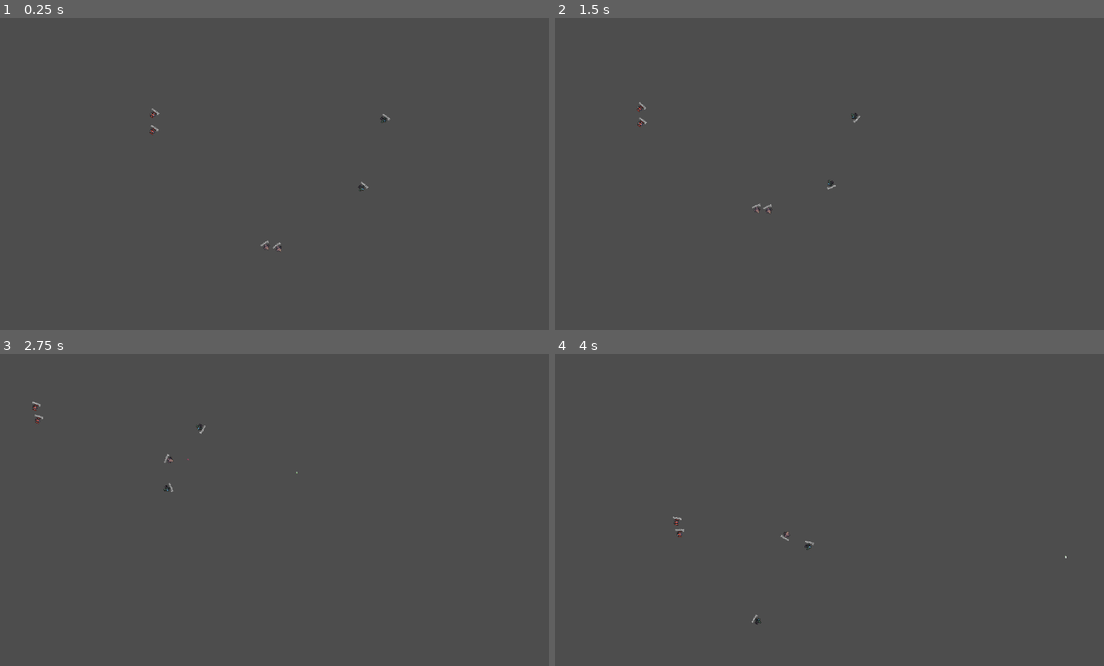
Above: before the commit, frames 1-4 (two rows, left to right).
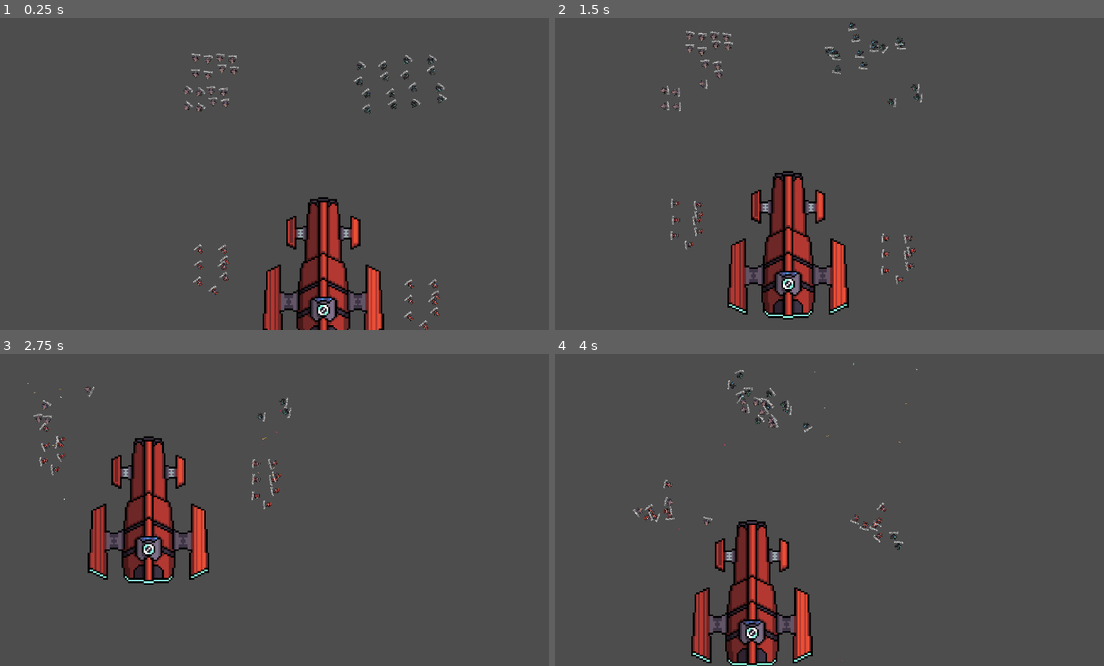
Above: after the commit, the same moments.

Repository: braja/space_battle_sim_thing
Game: Godot game, scene res://worldtest.tscn
Two runs of this game, one before a commit and one after it. Both use one fixed random seed, a clock stepped at 60 frames per second and the inputs below. The project has no main scene, so this scene is started directly.
Inputs (mouse positions are in pixels of both pictures, inside the frame that each line leads up to):
- Up to frame 1 (0.25 s): no input
- Up to frame 2 (1.5 s): move the mouse to (955, 158) at 0.52 s; hold Right (ui_right) 0.53-1.28 s; click (955, 158) at 0.67 s; move the mouse to (719, 189) at 1.27 s; hold Down (ui_down) from 1.28 s (still down); click (719, 189) at 1.42 s
- Up to frame 3 (2.75 s): move the mouse to (334, 441) at 2.02 s; release Down (ui_down) at 2.03 s; hold Right (ui_right) from 2.03 s (still down); click (334, 441) at 2.17 s
- Up to frame 4 (4 s): move the mouse to (807, 572) at 2.77 s; release Right (ui_right) at 2.78 s; hold Up (ui_up) 2.78-3.53 s; click (807, 572) at 2.92 s; move the mouse to (999, 556) at 3.52 s; hold Left (ui_left) from 3.53 s (still down); click (999, 556) at 3.67 s

The runs differ from the first frame. In frame 1, 6.0% of the frame differs, in the area x 27-82%, y 11-100%; in frame 2, 6.5%, in the area x 14-67%, y 1-97%; in frame 3, 6.0%; in frame 4, 6.2%.

Commit message:
go back to old fighter ai, add battlecruiser, experiment with line of sight and z_index

Diff:
--- a/project.godot
+++ b/project.godot
@@ -11,18 +11,22 @@
 [application]
 
 config/name="space battle"
-config/features=PackedStringArray("4.0", "Forward Plus")
+config/features=PackedStringArray("4.1", "Forward Plus")
 config/icon="res://icon.svg"
 
 [input]
 
 WheelUp={
 "deadzone": 0.5,
-"events": [Object(InputEventMouseButton,"resource_local_to_s …(205 unchanged characters)… r2(0, 0),"factor":1.0,"button_index":4,"pressed":false,"double_click":false,"script":null)
+"events": [Object(InputEventMouseButton,"resource_local_to_s …(205 unchanged characters)… r2(0, 0),"factor":1.0,"button_index":4,"canceled":false,"pressed":false,"double_click":false,"script":null)
 ]
 }
 WheelDown={
 "deadzone": 0.5,
-"events": [Object(InputEventMouseButton,"resource_local_to_s …(205 unchanged characters)… r2(0, 0),"factor":1.0,"button_index":5,"pressed":false,"double_click":false,"script":null)
+"events": [Object(InputEventMouseButton,"resource_local_to_s …(205 unchanged characters)… r2(0, 0),"factor":1.0,"button_index":5,"canceled":false,"pressed":false,"double_click":false,"script":null)
 ]
 }
+
+[rendering]
+
+textures/canvas_textures/default_texture_filter=0
--- /dev/null
+++ b/scenes/battlecruiser_base/battecruiser.gd
@@ -0,0 +1,11 @@
+extends RigidBody2D
+
+
+# Called when the node enters the scene tree for the first time.
+func _ready():
+	pass # Replace with function body.
+
+
+# Called every frame. 'delta' is the elapsed time since the previous frame.
+func _process(delta):
+	apply_central_impulse(transform.y * -2)
--- /dev/null
+++ b/scenes/battlecruiser_base/battecruiser.tscn
@@ -0,0 +1,31 @@
+[gd_scene load_steps=5 format=3 uid="uid://c0jwd6o758hy5"]
+
+[ext_resource type="Script" path="res://scenes/battlecruiser_base/battecruiser.gd" id="1_giolm"]
+[ext_resource type="Texture2D" uid="uid://dma3pyw3yv7h6" path="res://assets/fleet_1/fleet_1/Base/PNGs/Kla'ed - Battlecruiser - Base.png" id="1_xgpcn"]
+
+[sub_resource type="CapsuleShape2D" id="CapsuleShape2D_24mro"]
+radius = 48.0
+height = 100.0
+
+[sub_resource type="CapsuleShape2D" id="CapsuleShape2D_1qns1"]
+radius = 309.0
+height = 834.0
+
+[node name="Battecruiser" type="RigidBody2D"]
+mass = 15.0
+gravity_scale = 0.0
+script = ExtResource("1_giolm")
+
+[node name="Sprite2D" type="Sprite2D" parent="."]
+scale = Vector2(7, 7)
+texture = ExtResource("1_xgpcn")
+
+[node name="CollisionShape2D" type="CollisionShape2D" parent="."]
+position = Vector2(0, 110)
+shape = SubResource("CapsuleShape2D_24mro")
+
+[node name="LOS" type="Area2D" parent="." groups=["line_of_sight"]]
+position = Vector2(0, -26)
+
+[node name="CollisionShape2D" type="CollisionShape2D" parent="LOS"]
+shape = SubResource("CapsuleShape2D_1qns1")
--- a/scenes/fighter_base/fighter_base.gd
+++ b/scenes/fighter_base/fighter_base.gd
@@ -29,9 +29,17 @@
 
 var attacking = false
 
+var wander_angle = 0.0
+var wander_range = 45.0
+
+var possible_obstacle = false
+
 func _ready():
+	var random_z_index = randi_range(-1, 1)
+	z_index = random_z_index
 	add_to_group(faction)
 	ship_sprite.texture = load("res://assets/" + faction + "/" + faction + "/Base/PNGs/" + ship_type + ".png")
+	wander_angle = randf() * PI * 2
 
 
 func _physics_process(_delta: float) -> void:
@@ -44,7 +52,7 @@
 		if distance_to_target <= flee_distance:
 			change_state(State.EVADING)
 			state_label.text = "evading"
-			evade(target_pos)  # Pass true for evade
+			evade(target_pos)
 		elif distance_to_target > flee_distance and distance_to_target <= attack_range:
 			change_state(State.ATTACKING)
 			state_label.text = "attacking"
@@ -68,17 +76,29 @@
 
 
 func wander():
-	var direction = Vector2(randi_range(-1, 1), randi_range(-1, 1)).normalized()
+	var direction = Vector2(cos(wander_angle), sin(wander_angle))
+	var target_angle = atan2(direction.y, direction.x)
+	rotate_to_target(target_angle)
+	apply_central_impulse(transform.x * acceleration)
+
+	# Randomly adjust the wander_angle by up to wander_range degrees per second
+	wander_angle += deg_to_rad(randf_range(-wander_range, wander_range) * get_process_delta_time())
+
+	# Keep wander_angle within the range of 0 to 2*PI
+	wander_angle = fmod(wander_angle, PI * 2)
+
+
+func move(target_position: Vector2) -> void:
+	var direction = (target_position - position).normalized()
 	var target_angle = atan2(direction.y, direction.x)
 	rotate_to_target(target_angle)
 	apply_central_impulse(transform.x * acceleration)
 
 
-func move(target_position: Vector2, evade: bool = false) -> void:
+func flank(target_position: Vector2) -> void:
 	var direction = (target_position - position).normalized()
-	if evade:
-		var random_angle = deg_to_rad(randi_range(-90, 90)) # Change this range for more drastic evasion
-		direction = Vector2(direction.x * cos(random_angle) - direction.y * sin(random_angle), direction.x * sin(random_angle) + direction.y * cos(random_angle))
+	var flanking_angle = deg_to_rad(randi_range(120, 240)) # Change this range for more drastic flanking
+	direction = Vector2(direction.x * cos(flanking_angle) - direction.y * sin(flanking_angle), direction.x * sin(flanking_angle) + direction.y * cos(flanking_angle))
 	var target_angle = atan2(direction.y, direction.x)
 	rotate_to_target(target_angle)
 	apply_central_impulse(transform.x * acceleration)
@@ -117,10 +137,13 @@
 func attack():
 	if not projectile or not is_instance_valid(target):
 		return
+	if possible_obstacle and target.z_index != z_index and target.possible_obstacle == true:
+		return
 	if not attacking and currentState != State.EVADING:
 		var proj = projectile.instantiate()
 		var predicted_target_position = target.global_position + target.linear_velocity
 		var direction = (predicted_target_position - position).normalized()
+		proj.z_index = z_index
 		proj.global_transform = Transform2D(atan2(direction.y, direction.x), projectile_spawner.global_position)
 		owner.add_child(proj)
 		attacking = true
@@ -152,3 +175,13 @@
 func _on_attack_timer_timeout():
 	attacking = false
 	attack()
+
+
+func _on_los_area_entered(area):
+	if area.is_in_group("line_of_sight"):
+		possible_obstacle = true
+
+
+func _on_los_area_exited(area):
+	if area.is_in_group("line_of_sight"):
+		possible_obstacle = false
--- a/scenes/fighter_base/fighter_base.tscn
+++ b/scenes/fighter_base/fighter_base.tscn
@@ -7,6 +7,9 @@
 
 [sub_resource type="CircleShape2D" id="CircleShape2D_hoocd"]
 radius = 926.732
+
+[sub_resource type="CircleShape2D" id="CircleShape2D_pmb74"]
+radius = 34.1321
 
 [node name="Fighter" type="RigidBody2D"]
 gravity_scale = 0.0
@@ -25,6 +28,11 @@
 
 [node name="CollisionShape2D" type="CollisionShape2D" parent="Detection"]
 shape = SubResource("CircleShape2D_hoocd")
+
+[node name="LOS" type="Area2D" parent="."]
+
+[node name="CollisionShape2D" type="CollisionShape2D" parent="LOS"]
+shape = SubResource("CircleShape2D_pmb74")
 
 [node name="StateLabel" type="Label" parent="."]
 anchors_preset = 8
@@ -51,4 +59,6 @@
 
 [connection signal="body_entered" from="Detection" to="." method="_on_detection_body_entered"]
 [connection signal="body_exited" from="Detection" to="." method="_on_detection_body_exited"]
+[connection signal="area_entered" from="LOS" to="." method="_on_los_area_entered"]
+[connection signal="area_exited" from="LOS" to="." method="_on_los_area_exited"]
 [connection signal="timeout" from="AttackTimer" to="." method="_on_attack_timer_timeout"]
--- a/worldtest.tscn
+++ b/worldtest.tscn
@@ -1,45 +1,298 @@
-[gd_scene load_steps=6 format=3 uid="uid://bhg7g7ur6iemx"]
+[gd_scene load_steps=7 format=3 uid="uid://bhg7g7ur6iemx"]
 
 [ext_resource type="PackedScene" uid="uid://d2dnyvn705mw3" path="res://scenes/fighter_base/fighter_base.tscn" id="1_t8euf"]
 [ext_resource type="PackedScene" uid="uid://cqdv1xd2pscgs" path="res://scenes/projectiles/fleet_1_bullet/fleet_1_bullet.tscn" id="2_n2mj2"]
 [ext_resource type="PackedScene" uid="uid://lexnbldtkhnh" path="res://scenes/projectiles/fleet_2_bullet/fleet_2_bullet.tscn" id="3_5v76u"]
 [ext_resource type="PackedScene" uid="uid://b11qc6i3s4pem" path="res://scenes/projectiles/fleet_3_bullet/fleet_3_bullet.tscn" id="4_i8s8p"]
 [ext_resource type="Script" path="res://scenes/utility/MainCamera.gd" id="5_j4eas"]
+[ext_resource type="PackedScene" uid="uid://c0jwd6o758hy5" path="res://scenes/battlecruiser_base/battecruiser.tscn" id="6_xd3yn"]
 
 [node name="Node2D" type="Node2D"]
 
 [node name="Fighter" parent="." instance=ExtResource("1_t8euf")]
-position = Vector2(50, 64)
+position = Vector2(354, 676)
 faction = "fleet_1"
 ship_type = "fighter"
 projectile = ExtResource("2_n2mj2")
 
 [node name="Fighter2" parent="." instance=ExtResource("1_t8euf")]
-position = Vector2(48, 133)
+position = Vector2(352, 745)
 faction = "fleet_1"
 ship_type = "fighter"
 projectile = ExtResource("2_n2mj2")
 
 [node name="Fighter3" parent="." instance=ExtResource("1_t8euf")]
-position = Vector2(1008, 86)
+position = Vector2(1211, -113)
 faction = "fleet_2"
 ship_type = "fighter"
 projectile = ExtResource("3_5v76u")
 
 [node name="Fighter4" parent="." instance=ExtResource("1_t8euf")]
-position = Vector2(917, 369)
+position = Vector2(1244, 3)
 faction = "fleet_2"
 ship_type = "fighter"
 projectile = ExtResource("3_5v76u")
 
 [node name="Fighter5" parent="." instance=ExtResource("1_t8euf")]
-position = Vector2(522, 615)
+position = Vector2(300, 14)
 faction = "fleet_3"
 ship_type = "fighter"
 projectile = ExtResource("4_i8s8p")
 
 [node name="Fighter6" parent="." instance=ExtResource("1_t8euf")]
-position = Vector2(573, 622)
+position = Vector2(351, 21)
+faction = "fleet_3"
+ship_type = "fighter"
+projectile = ExtResource("4_i8s8p")
+
+[node name="Fighter7" parent="." instance=ExtResource("1_t8euf")]
+position = Vector2(346, 630)
+faction = "fleet_1"
+ship_type = "fighter"
+projectile = ExtResource("2_n2mj2")
+
+[node name="Fighter8" parent="." instance=ExtResource("1_t8euf")]
+position = Vector2(344, 699)
+faction = "fleet_1"
+ship_type = "fighter"
+projectile = ExtResource("2_n2mj2")
+
+[node name="Fighter9" parent="." instance=ExtResource("1_t8euf")]
+position = Vector2(1203, -159)
+faction = "fleet_2"
+ship_type = "fighter"
+projectile = ExtResource("3_5v76u")
+
+[node name="Fighter10" parent="." instance=ExtResource("1_t8euf")]
+position = Vector2(1236, -43)
+faction = "fleet_2"
+ship_type = "fighter"
+projectile = ExtResource("3_5v76u")
+
+[node name="Fighter11" parent="." instance=ExtResource("1_t8euf")]
+position = Vector2(292, -32)
+faction = "fleet_3"
+ship_type = "fighter"
+projectile = ExtResource("4_i8s8p")
+
+[node name="Fighter12" parent="." instance=ExtResource("1_t8euf")]
+position = Vector2(343, -25)
+faction = "fleet_3"
+ship_type = "fighter"
+projectile = ExtResource("4_i8s8p")
+
+[node name="Fighter13" parent="." instance=ExtResource("1_t8euf")]
+position = Vector2(245, 630)
+faction = "fleet_1"
+ship_type = "fighter"
+projectile = ExtResource("2_n2mj2")
+
+[node name="Fighter14" parent="." instance=ExtResource("1_t8euf")]
+position = Vector2(307, 801)
+faction = "fleet_1"
+ship_type = "fighter"
+projectile = ExtResource("2_n2mj2")
+
+[node name="Fighter15" parent="." instance=ExtResource("1_t8euf")]
+position = Vector2(1102, -159)
+faction = "fleet_2"
+ship_type = "fighter"
+projectile = ExtResource("3_5v76u")
+
+[node name="Fighter16" parent="." instance=ExtResource("1_t8euf")]
+position = Vector2(1135, -43)
+faction = "fleet_2"
+ship_type = "fighter"
+projectile = ExtResource("3_5v76u")
+
+[node name="Fighter17" parent="." instance=ExtResource("1_t8euf")]
+position = Vector2(191, -32)
+faction = "fleet_3"
+ship_type = "fighter"
+projectile = ExtResource("4_i8s8p")
+
+[node name="Fighter18" parent="." instance=ExtResource("1_t8euf")]
+position = Vector2(242, -25)
+faction = "fleet_3"
+ship_type = "fighter"
+projectile = ExtResource("4_i8s8p")
+
+[node name="Fighter19" parent="." instance=ExtResource("1_t8euf")]
+position = Vector2(245, 695)
+faction = "fleet_1"
+ship_type = "fighter"
+projectile = ExtResource("2_n2mj2")
+
+[node name="Fighter20" parent="." instance=ExtResource("1_t8euf")]
+position = Vector2(243, 764)
+faction = "fleet_1"
+ship_type = "fighter"
+projectile = ExtResource("2_n2mj2")
+
+[node name="Fighter25" parent="." instance=ExtResource("1_t8euf")]
+position = Vector2(1228, 821)
+faction = "fleet_1"
+ship_type = "fighter"
+projectile = ExtResource("2_n2mj2")
+
+[node name="Fighter26" parent="." instance=ExtResource("1_t8euf")]
+position = Vector2(1226, 890)
+faction = "fleet_1"
+ship_type = "fighter"
+projectile = ExtResource("2_n2mj2")
+
+[node name="Fighter27" parent="." instance=ExtResource("1_t8euf")]
+position = Vector2(1220, 775)
+faction = "fleet_1"
+ship_type = "fighter"
+projectile = ExtResource("2_n2mj2")
+
+[node name="Fighter28" parent="." instance=ExtResource("1_t8euf")]
+position = Vector2(1218, 844)
+faction = "fleet_1"
+ship_type = "fighter"
+projectile = ExtResource("2_n2mj2")
+
+[node name="Fighter29" parent="." instance=ExtResource("1_t8euf")]
+position = Vector2(1119, 775)
+faction = "fleet_1"
+ship_type = "fighter"
+projectile = ExtResource("2_n2mj2")
+
+[node name="Fighter30" parent="." instance=ExtResource("1_t8euf")]
+position = Vector2(1181, 946)
+faction = "fleet_1"
+ship_type = "fighter"
+projectile = ExtResource("2_n2mj2")
+
+[node name="Fighter31" parent="." instance=ExtResource("1_t8euf")]
+position = Vector2(1119, 840)
+faction = "fleet_1"
+ship_type = "fighter"
+projectile = ExtResource("2_n2mj2")
+
+[node name="Fighter32" parent="." instance=ExtResource("1_t8euf")]
+position = Vector2(1117, 909)
+faction = "fleet_1"
+ship_type = "fighter"
+projectile = ExtResource("2_n2mj2")
+
+[node name="Fighter21" parent="." instance=ExtResource("1_t8euf")]
+position = Vector2(1102, -94)
+faction = "fleet_2"
+ship_type = "fighter"
+projectile = ExtResource("3_5v76u")
+
+[node name="Fighter22" parent="." instance=ExtResource("1_t8euf")]
+position = Vector2(1135, 22)
+faction = "fleet_2"
+ship_type = "fighter"
+projectile = ExtResource("3_5v76u")
+
+[node name="Fighter33" parent="." instance=ExtResource("1_t8euf")]
+position = Vector2(1018, -88)
+faction = "fleet_2"
+ship_type = "fighter"
+projectile = ExtResource("3_5v76u")
+
+[node name="Fighter34" parent="." instance=ExtResource("1_t8euf")]
+position = Vector2(1051, 28)
+faction = "fleet_2"
+ship_type = "fighter"
+projectile = ExtResource("3_5v76u")
+
+[node name="Fighter35" parent="." instance=ExtResource("1_t8euf")]
+position = Vector2(1010, -134)
+faction = "fleet_2"
+ship_type = "fighter"
+projectile = ExtResource("3_5v76u")
+
+[node name="Fighter36" parent="." instance=ExtResource("1_t8euf")]
+position = Vector2(1043, -18)
+faction = "fleet_2"
+ship_type = "fighter"
+projectile = ExtResource("3_5v76u")
+
+[node name="Fighter37" parent="." instance=ExtResource("1_t8euf")]
+position = Vector2(909, -134)
+faction = "fleet_2"
+ship_type = "fighter"
+projectile = ExtResource("3_5v76u")
+
+[node name="Fighter38" parent="." instance=ExtResource("1_t8euf")]
+position = Vector2(942, -18)
+faction = "fleet_2"
+ship_type = "fighter"
+projectile = ExtResource("3_5v76u")
+
+[node name="Fighter39" parent="." instance=ExtResource("1_t8euf")]
+position = Vector2(909, -69)
+faction = "fleet_2"
+ship_type = "fighter"
+projectile = ExtResource("3_5v76u")
+
+[node name="Fighter40" parent="." instance=ExtResource("1_t8euf")]
+position = Vector2(942, 47)
+faction = "fleet_2"
+ship_type = "fighter"
+projectile = ExtResource("3_5v76u")
+
+[node name="Fighter23" parent="." instance=ExtResource("1_t8euf")]
+position = Vector2(191, 33)
+faction = "fleet_3"
+ship_type = "fighter"
+projectile = ExtResource("4_i8s8p")
+
+[node name="Fighter24" parent="." instance=ExtResource("1_t8euf")]
+position = Vector2(242, 40)
+faction = "fleet_3"
+ship_type = "fighter"
+projectile = ExtResource("4_i8s8p")
+
+[node name="Fighter41" parent="." instance=ExtResource("1_t8euf")]
+position = Vector2(336, -122)
+faction = "fleet_3"
+ship_type = "fighter"
+projectile = ExtResource("4_i8s8p")
+
+[node name="Fighter42" parent="." instance=ExtResource("1_t8euf")]
+position = Vector2(387, -115)
+faction = "fleet_3"
+ship_type = "fighter"
+projectile = ExtResource("4_i8s8p")
+
+[node name="Fighter43" parent="." instance=ExtResource("1_t8euf")]
+position = Vector2(328, -168)
+faction = "fleet_3"
+ship_type = "fighter"
+projectile = ExtResource("4_i8s8p")
+
+[node name="Fighter44" parent="." instance=ExtResource("1_t8euf")]
+position = Vector2(379, -161)
+faction = "fleet_3"
+ship_type = "fighter"
+projectile = ExtResource("4_i8s8p")
+
+[node name="Fighter45" parent="." instance=ExtResource("1_t8euf")]
+position = Vector2(227, -168)
+faction = "fleet_3"
+ship_type = "fighter"
+projectile = ExtResource("4_i8s8p")
+
+[node name="Fighter46" parent="." instance=ExtResource("1_t8euf")]
+position = Vector2(278, -161)
+faction = "fleet_3"
+ship_type = "fighter"
+projectile = ExtResource("4_i8s8p")
+
+[node name="Fighter47" parent="." instance=ExtResource("1_t8euf")]
+position = Vector2(227, -103)
+faction = "fleet_3"
+ship_type = "fighter"
+projectile = ExtResource("4_i8s8p")
+
+[node name="Fighter48" parent="." instance=ExtResource("1_t8euf")]
+position = Vector2(278, -96)
 faction = "fleet_3"
 ship_type = "fighter"
 projectile = ExtResource("4_i8s8p")
@@ -48,3 +301,6 @@
 position = Vector2(571, 311)
 zoom = Vector2(0.5, 0.5)
 script = ExtResource("5_j4eas")
+
+[node name="Battecruiser" parent="." instance=ExtResource("6_xd3yn")]
+position = Vector2(761, 765)
Not shown: 1 places in scenes/fighter_base/fighter_base.tscn that only renumber resources
